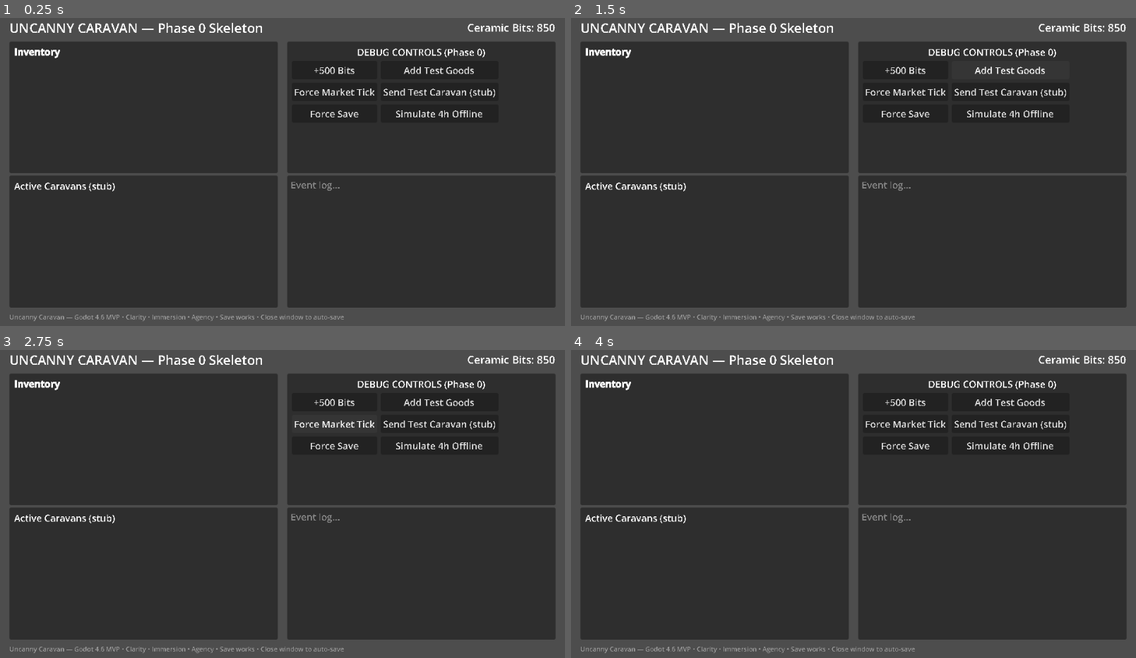
Above: before the commit, frames 1-4 (two rows, left to right).
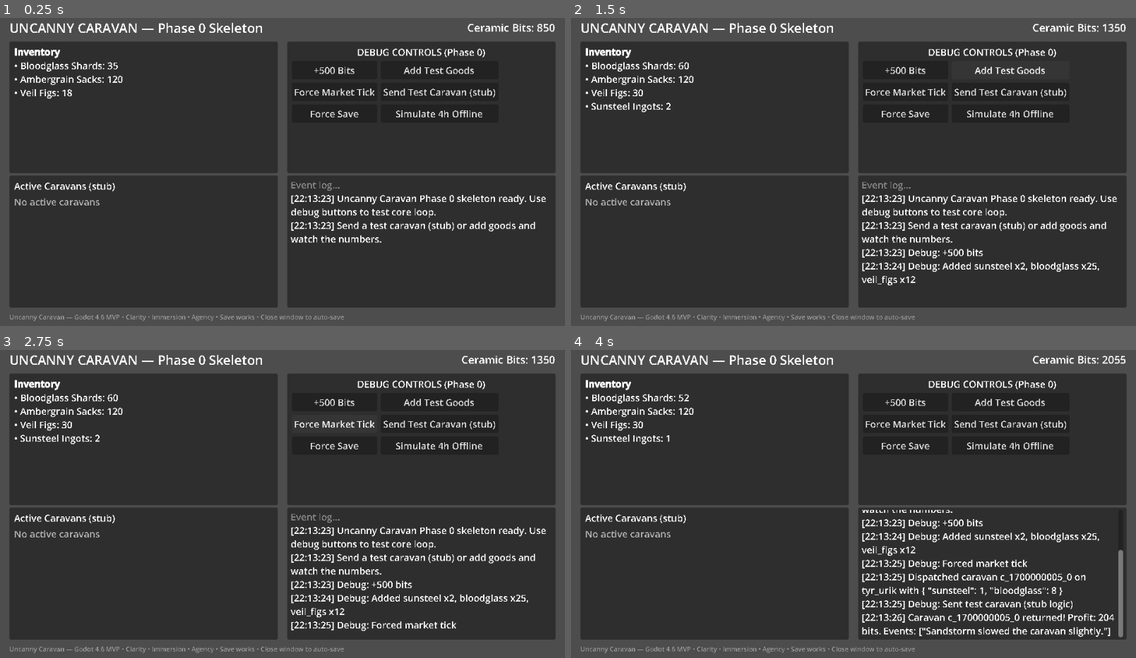
Above: after the commit, the same moments.

Repository: Darkgecko777/UncannyCaravan
Game: Godot game, scene res://scenes/main/main.tscn
Two runs of this game, one before a commit and one after it. Both use one fixed random seed, a clock stepped at 60 frames per second and the inputs below.
Inputs (mouse positions are in pixels of both pictures, inside the frame that each line leads up to):
- Up to frame 1 (0.25 s): no input
- Up to frame 2 (1.5 s): click "+500 Bits" at 0.5 s; click "Add Test Goods" at 1.25 s
- Up to frame 3 (2.75 s): click "Force Market Tick" at 2 s
- Up to frame 4 (4 s): click "Send Test Caravan (stub)" at 2.75 s; click (864, 534) at 3.5 s, where only the run after the commit has a clickable "Resolve Now (stub)"

The runs differ from the first frame. In frame 1, 2.0% of the frame differs, in the area x 2-97%, y 14-73%; in frame 2, 3.2%; in frame 3, 3.5%; in frame 4, 4.7%, in the area x 2-99%, y 1-94%.
Error before the commit: Parse Error: Could not find type "TradeRouteData" in the current scope. (res://autoloads/data_registry.gd:10)

Commit message:
fix: Resolve Godot 4.6 compile errors for typed collections and missing types
- Created stub resources/trade_route_data.gd so TradeRouteData type exists.
- Reverted routes declaration in DataRegistry to untyped Dictionary (Phase 2).
- Removed nested typed Dictionary declarations (Dictionary[String, Dictionary[...]]) which Godot 4.6 does not support.
- Simplified economy price/supply persistence types back to plain Dictionary.
- Explicitly typed 'caravans' variable in main.gd to fix inference error.
- Cleaned up now-invalid complex 'as' casts.

All autoloads and main scene should now compile cleanly.

Diff:
--- a/autoloads/data_registry.gd
+++ b/autoloads/data_registry.gd
@@ -7,7 +7,7 @@
 
 var goods: Dictionary[String, TradeGoodData] = {}     # id -> TradeGoodData
 var cities: Dictionary[String, CityData] = {}         # id -> CityData
-var routes: Dictionary[String, TradeRouteData] = {}   # id -> TradeRouteData (Phase 2)
+var routes: Dictionary = {}                           # id -> TradeRouteData (Phase 2) - typed when routes data exists
 
 var _loaded := false
 
--- a/autoloads/economy_system.gd
+++ b/autoloads/economy_system.gd
@@ -5,8 +5,8 @@
 
 extends Node
 
-var _prices: Dictionary[String, Dictionary[String, int]] = {}           # city_id -> { good_id: current_price }
-var _virtual_supply: Dictionary[String, Dictionary[String, float]] = {}   # city_id -> { good_id: pressure }
+var _prices: Dictionary = {}           # city_id -> { good_id: current_price }
+var _virtual_supply: Dictionary = {}   # city_id -> { good_id: pressure }
 var _initialized := false
 
 const SUPPLY_SENSITIVITY := 0.018      # how strongly player sales move prices
@@ -22,7 +22,7 @@
 func _load_or_initialize_prices() -> void:
 	# Prefer persisted current prices
 	if GameState.economy_prices and not GameState.economy_prices.is_empty():
-		_prices = GameState.economy_prices.duplicate(true) as Dictionary[String, Dictionary[String, int]]
+		_prices = GameState.economy_prices.duplicate(true)
 		print("[EconomySystem] Loaded persisted prices from save.")
 	else:
 		_initialize_from_data_registry()
@@ -41,7 +41,7 @@
 	var good_ids: Array[String] = DataRegistry.get_all_good_ids()
 
 	for city_id: String in city_ids:
-		_prices[city_id] = {} as Dictionary[String, int]
+		_prices[city_id] = {}
 		for good_id: String in good_ids:
 			var good: TradeGoodData = DataRegistry.get_good(good_id)
 			var city: CityData = DataRegistry.get_city(city_id)
@@ -68,7 +68,7 @@
 				"brine", "sting_nectar", "duneweave", "mekillot", "ghostroot"] as Array[String]
 
 	for city: String in cities:
-		_prices[city] = {} as Dictionary[String, int]
+		_prices[city] = {}
 		for g: String in goods:
 			_prices[city][g] = 50
 
@@ -78,7 +78,7 @@
 func _initialize_virtual_supply() -> void:
 	_virtual_supply.clear()
 	for city_id: String in _prices:
-		_virtual_supply[city_id] = {} as Dictionary[String, float]
+		_virtual_supply[city_id] = {}
 		for good_id: String in _prices[city_id]:
 			_virtual_supply[city_id][good_id] = 0.0  # neutral starting pressure
 
@@ -120,8 +120,8 @@
 	print("[EconomySystem] Market tick + supply regeneration applied.")
 
 
-func get_all_prices_for_city(city_id: String) -> Dictionary[String, int]:
-	return _prices.get(city_id, {}) as Dictionary[String, int]
+func get_all_prices_for_city(city_id: String) -> Dictionary:
+	return _prices.get(city_id, {}) as Dictionary
 
 
 # Called when a caravan sells goods into a city (increases local supply → future prices drop)
@@ -142,7 +142,7 @@
 
 
 func _persist_prices() -> void:
-	GameState.economy_prices = _prices.duplicate(true) as Dictionary[String, Dictionary[String, int]]
+	GameState.economy_prices = _prices.duplicate(true)
 
 
 # Helper for future UI / debug
--- a/autoloads/game_state.gd
+++ b/autoloads/game_state.gd
@@ -26,7 +26,7 @@
 var last_save_unix: float = 0.0
 
 # Economy snapshot (populated by EconomySystem). Enables price persistence across sessions.
-var economy_prices: Dictionary[String, Dictionary[String, int]] = {}  # city_id -> { good_id: current_price }
+var economy_prices: Dictionary = {}  # city_id -> { good_id: current_price }
 
 
 func _ready() -> void:
--- /dev/null
+++ b/resources/trade_route_data.gd
@@ -0,0 +1,13 @@
+# resources/trade_route_data.gd
+# Static definition for a trade route between cities.
+# All instances live as .tres in data/routes/ (to be added in Phase 2).
+
+class_name TradeRouteData
+extends Resource
+
+@export var id: String = ""
+@export var from_city: String = ""
+@export var to_city: String = ""
+@export var travel_time_seconds: int = 300
+@export var base_risk: float = 0.2
+@export_multiline var flavor_text: String = ""
--- a/scenes/main/main.gd
+++ b/scenes/main/main.gd
@@ -66,7 +66,7 @@
 	for child in caravan_list.get_children():
 		child.queue_free()
 
-	var caravans := GameState.get_active_caravans()
+	var caravans: Array[Dictionary] = GameState.get_active_caravans()
 	if caravans.is_empty():
 		var l := Label.new()
 		l.text = "No active caravans"
@@ -74,7 +74,8 @@
 		caravan_list.add_child(l)
 		return
 
-	for c in caravans:
+	for c_variant in caravans:
+		var c: Dictionary = c_variant
 		var row := HBoxContainer.new()
 		var label := Label.new()
 		var eta: float = c.get("eta_unix", 0.0) as float
